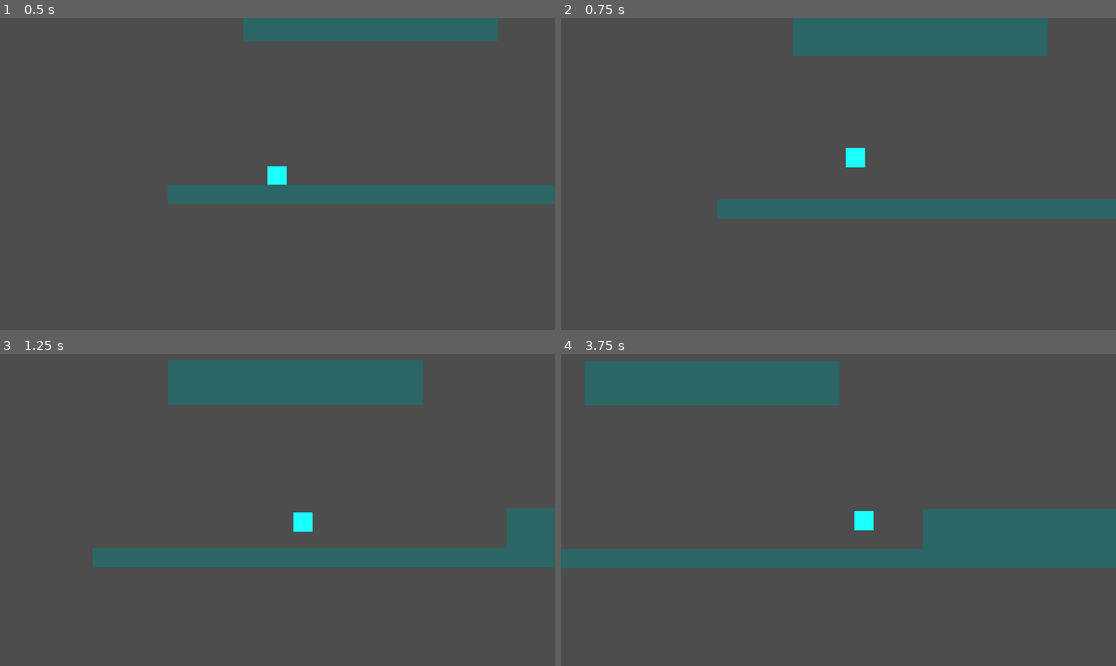
Above: before the commit, frames 1-4 (two rows, left to right).
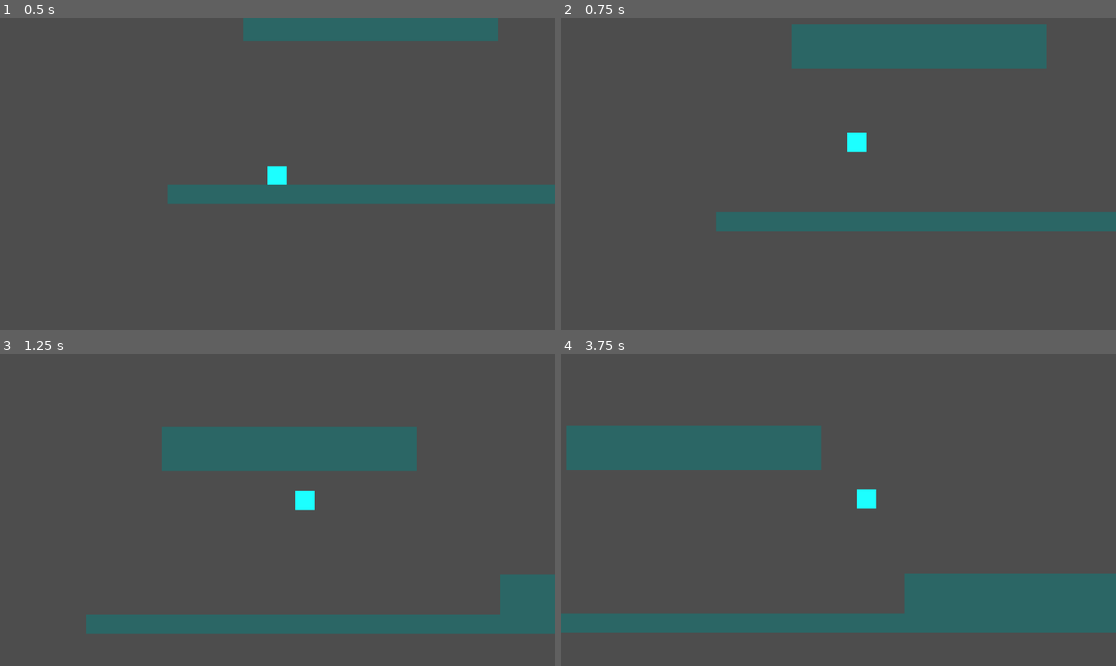
Above: after the commit, the same moments.

Repository: rhit-spiecee/WildAviaryStudios
Game: Godot game, scene res://node_2d.tscn
The game is run twice, just before and just after one commit, with the same random seed, the same clock (stepped at 60 frames per second) and the same inputs.
Inputs:
- Up to frame 1 (0.5 s): no input
- Up to frame 2 (0.75 s): tap Enter (ui_accept) at 0.5 s; hold Right (ui_right) from 0.53 s (still down)
- Up to frame 3 (1.25 s): keep holding Right (ui_right); tap Enter (ui_accept) at 0.77 s
- Up to frame 4 (3.75 s): tap Enter (ui_accept) at 1.52, 3.02 s; release Right (ui_right) at 2.03 s; hold Left (ui_left) 2.03-2.78 s; hold Right (ui_right) from 2.78 s (still down)

Frame 1 is identical in both runs. In frame 2, 8.9% of the frame differs, in the area x 27-100%, y 0-69%; in frame 3, 26%; in frame 4, 35%, in the area x 0-100%, y 2-90%.

Commit message:
Floor collisions for bottom level finished

Diff:
--- a/wild-aviary-studios/calypso_2.gd
+++ b/wild-aviary-studios/calypso_2.gd
@@ -1,8 +1,8 @@
 extends CharacterBody2D
 
 
-const SPEED = 300.0
-const JUMP_VELOCITY = -400.0
+const SPEED = 325.0
+const JUMP_VELOCITY = -650.0
 
 
 func _physics_process(delta: float) -> void:
--- a/wild-aviary-studios/node_2d.tscn
+++ b/wild-aviary-studios/node_2d.tscn
@@ -10,6 +10,18 @@
 
 [sub_resource type="RectangleShape2D" id="RectangleShape2D_epypp"]
 size = Vector2(529, 83)
+
+[sub_resource type="RectangleShape2D" id="RectangleShape2D_0hol4"]
+size = Vector2(529, 83)
+
+[sub_resource type="RectangleShape2D" id="RectangleShape2D_q6r6c"]
+size = Vector2(530, 91)
+
+[sub_resource type="RectangleShape2D" id="RectangleShape2D_kdubu"]
+size = Vector2(210, 92)
+
+[sub_resource type="RectangleShape2D" id="RectangleShape2D_d21ai"]
+size = Vector2(552, 92)
 
 [node name="Node2D" type="Node2D" unique_id=80878556]
 
@@ -57,21 +69,13 @@
 color = Color(0, 0.9647059, 0, 1)
 polygon = PackedVector2Array(635, -61, 635, -61, 773, -47, 795, 47, 738, 113, 622, 115, 548, 65)
 
-[node name="Slash_Attack" type="Polygon2D" parent="." unique_id=1372779396]
-position = Vector2(-1471, 78)
-polygon = PackedVector2Array(1558, 41, 1619, 57, 1563, 85, 1598, 61)
-
-[node name="Polygon2D" type="Polygon2D" parent="." unique_id=1114044642]
+[node name="Spear" type="Polygon2D" parent="." unique_id=2000447912]
+polygon = PackedVector2Array(57, 117, 100, 117, 107, 123, 102, 128, 57, 128)
+
+[node name="Arrow" type="Polygon2D" parent="." unique_id=1114044642]
 position = Vector2(-1338, 89)
 color = Color(1, 0.22745098, 0.3254902, 1)
 polygon = PackedVector2Array(1651, 31, 1602, 32, 1601, 38, 1594, 26, 1605, 19, 1603, 24)
-
-[node name="Floor_3" type="ColorRect" parent="." unique_id=1020811222]
-offset_left = 6894.0
-offset_top = 25.0
-offset_right = 7423.0
-offset_bottom = 117.0
-color = Color(0.16862746, 0.4, 0.39607844, 1)
 
 [node name="Weak_Enemy_2" type="Polygon2D" parent="." unique_id=1227202487]
 position = Vector2(6920, 173)
@@ -85,13 +89,6 @@
 color = Color(1, 1, 0, 1)
 polygon = PackedVector2Array(-568, -105, -551.24207, -145.32373, -536, -182, -517.3534, -139.37927, -501, -102)
 
-[node name="Floor_4" type="ColorRect" parent="." unique_id=1756041611]
-offset_left = 8717.0
-offset_top = -83.0
-offset_right = 9246.0
-offset_bottom = 9.0
-color = Color(0.16862746, 0.4, 0.39607844, 1)
-
 [node name="Spikes_2" type="Polygon2D" parent="." unique_id=2053936750]
 position = Vector2(9717, 110)
 color = Color(1, 0, 0, 1)
@@ -101,20 +98,6 @@
 position = Vector2(10445, 108)
 color = Color(1, 0, 0, 1)
 polygon = PackedVector2Array(-363, -4, -339, -30, -322, -12, -299, -32, -279, -11, -246, -34, -228, -17, -197, -34, -17 …(213 unchanged characters)…
-
-[node name="Floor_5" type="ColorRect" parent="." unique_id=1271905561]
-offset_left = 9434.0
-offset_top = -214.0
-offset_right = 9963.0
-offset_bottom = -122.0
-color = Color(0.16862746, 0.4, 0.39607844, 1)
-
-[node name="Floor_6" type="ColorRect" parent="." unique_id=1447912071]
-offset_left = 10219.0
-offset_top = -212.0
-offset_right = 10748.0
-offset_bottom = -120.0
-color = Color(0.16862746, 0.4, 0.39607844, 1)
 
 [node name="Floor_7" type="ColorRect" parent="." unique_id=2112821486]
 offset_left = 1441.0
@@ -168,7 +151,60 @@
 offset_right = 2672.0
 offset_bottom = 117.0
 color = Color(0.16862746, 0.4, 0.39607844, 1)
+metadata/_edit_use_anchors_ = true
 
 [node name="CollisionShape2D" type="CollisionShape2D" parent="StaticBodyFloor2" unique_id=464887262]
 position = Vector2(2407.5, 66.5)
 shape = SubResource("RectangleShape2D_epypp")
+
+[node name="StaticBodyFloor3" type="StaticBody2D" parent="." unique_id=1738422941]
+
+[node name="Floor_3" type="ColorRect" parent="StaticBodyFloor3" unique_id=1020811222]
+offset_left = 6894.0
+offset_top = 25.0
+offset_right = 7423.0
+offset_bottom = 117.0
+color = Color(0.16862746, 0.4, 0.39607844, 1)
+
+[node name="CollisionShape2D" type="CollisionShape2D" parent="StaticBodyFloor3" unique_id=1214066671]
+position = Vector2(7158.5, 66.5)
+shape = SubResource("RectangleShape2D_0hol4")
+
+[node name="StaticBodyFloor4" type="StaticBody2D" parent="." unique_id=1804349423]
+
+[node name="Floor_4" type="ColorRect" parent="StaticBodyFloor4" unique_id=1756041611]
+offset_left = 8717.0
+offset_top = -83.0
+offset_right = 9246.0
+offset_bottom = 9.0
+color = Color(0.16862746, 0.4, 0.39607844, 1)
+
+[node name="CollisionShape2D" type="CollisionShape2D" parent="StaticBodyFloor4" unique_id=658907306]
+position = Vector2(8982, -37.5)
+shape = SubResource("RectangleShape2D_q6r6c")
+
+[node name="StaticBodyFloor5" type="StaticBody2D" parent="." unique_id=1564735766]
+
+[node name="Floor_5" type="ColorRect" parent="StaticBodyFloor5" unique_id=1271905561]
+offset_left = 9550.0
+offset_top = -214.0
+offset_right = 9760.0
+offset_bottom = -122.0
+color = Color(0.16862746, 0.4, 0.39607844, 1)
+
+[node name="CollisionShape2D" type="CollisionShape2D" parent="StaticBodyFloor5" unique_id=1188210934]
+position = Vector2(9655, -168)
+shape = SubResource("RectangleShape2D_kdubu")
+
+[node name="StaticBodyFloor6" type="StaticBody2D" parent="." unique_id=132779383]
+
+[node name="Floor_6" type="ColorRect" parent="StaticBodyFloor6" unique_id=1447912071]
+offset_left = 10195.0
+offset_top = -212.0
+offset_right = 10748.0
+offset_bottom = -120.0
+color = Color(0.16862746, 0.4, 0.39607844, 1)
+
+[node name="CollisionShape2D" type="CollisionShape2D" parent="StaticBodyFloor6" unique_id=86409536]
+position = Vector2(10471, -166)
+shape = SubResource("RectangleShape2D_d21ai")
